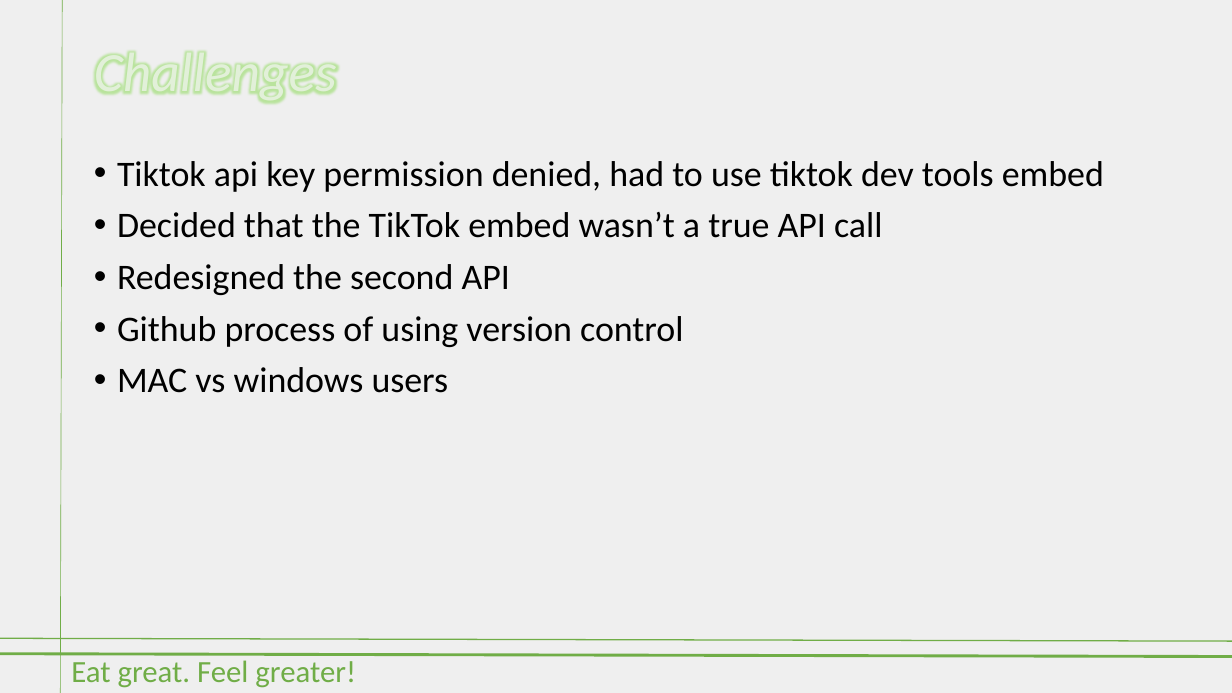
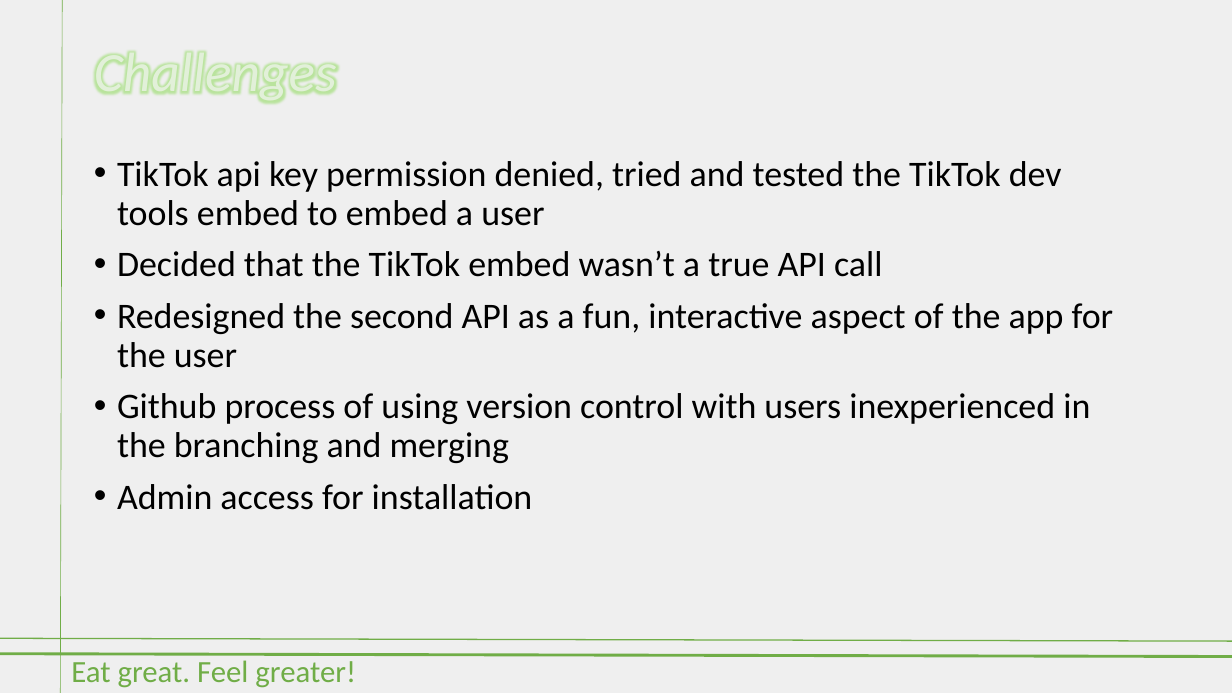
Before and after one commit to stanno03/Fridge-Fren, a slide deck: slide 8 of Fridge Fren.pptx (slide 7 before the commit). Drawn at 1232x693 pixels with LibreOffice and Linux fonts; fonts in the diff are those of the drawing. Boxes give left, top, right and bottom in pixels: in the first picture for what was removed or moved away, otherwise in the second. Text is boxed around its words. In the diff, an @@ line names an element or a change of style, - is before the commit and + after.

```diff
--- a/Fridge Fren.pptx
+++ b/Fridge Fren.pptx
@@ text at <box>117,161,1062,226</box>: text changed @@
-• Tiktok api key permission denied, had to use tiktok dev tools embed
+• TikTok api key permission denied, tried and tested the TikTok dev tools embed to embed a user
@@ text at <box>117,303,1114,510</box>: text changed @@
-• Redesigned the second API
-• Github process of using version control
-• MAC vs windows users
+• Redesigned the second API as a fun, interactive aspect of the app for the user
+• Github process of using version control with users inexperienced in the branching and merging
+• Admin access for installation
```
Also in this commit, not shown: 9 other slides changed.
